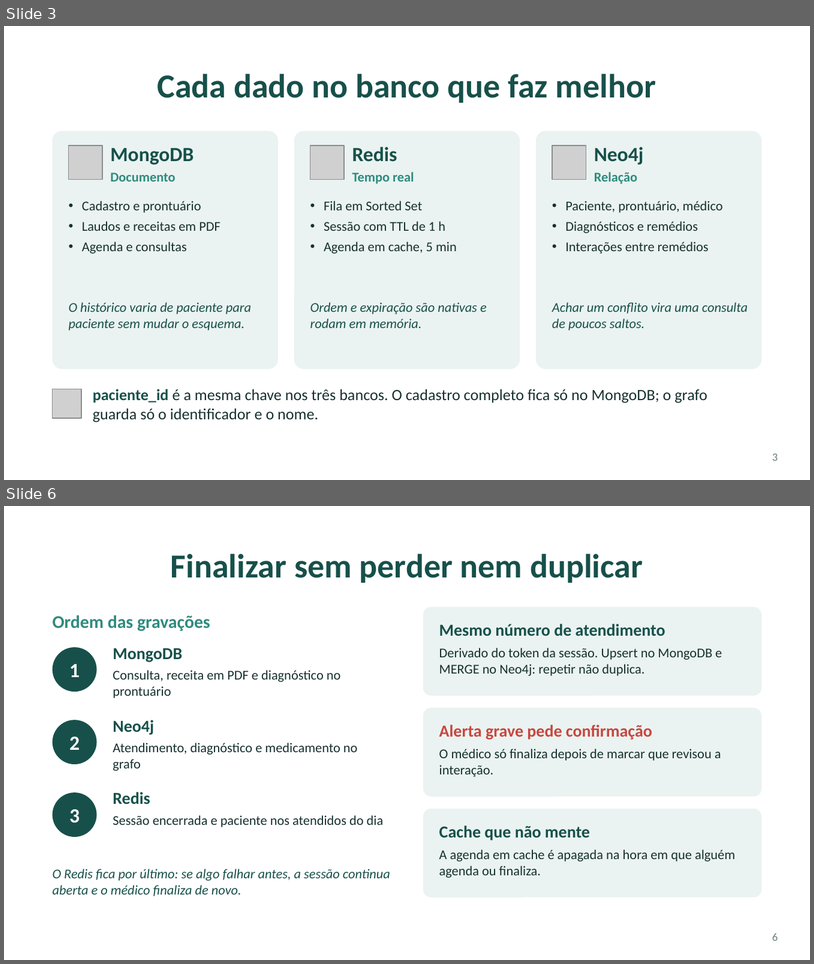
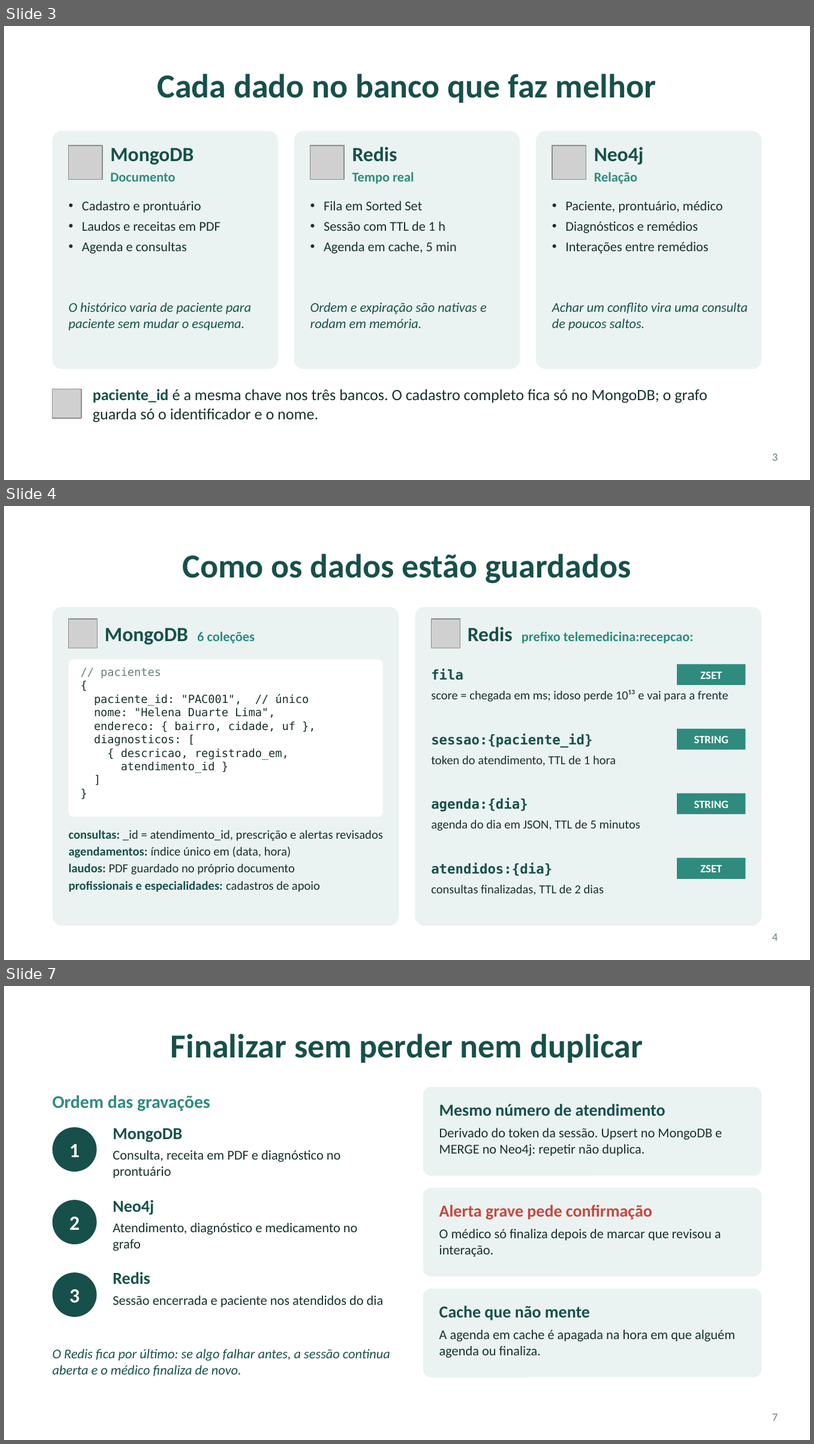
Before and after one commit to rebekadenovo/projeto_telemedicina, a slide deck: apresentacao/codecare-apresentacao.pptx. Shown one above the other, each under a label of ours: slides 3 and 6 before the commit, slides 3, 4 and 7 after it; the slides between them are not shown. The pictures are 814x964 and 814x1444 pixels, drawn with LibreOffice and Linux fonts; fonts in the diff are those of the drawing; grey boxes stand for pictures. Boxes give left, top, right and bottom in pixels: in the first picture for what was removed or moved away, otherwise in the second. Text is boxed around its words. In the diff, an @@ line names an element or a change of style, - is before the commit and + after.

Commit message:
Adiciona os esquemas de dados aos slides
Dois slides novos com o esquema real dos tres bancos: o documento do
paciente e as colecoes do MongoDB, as quatro chaves do Redis com tipo e
TTL, e o modelo do grafo com os cinco tipos de no e as oito relacoes.
O slide do ciclo saiu para manter o limite de oito slides.

```diff
--- a/apresentacao/codecare-apresentacao.pptx
+++ b/apresentacao/codecare-apresentacao.pptx
@@ slide 4 added at (4, 506, 810, 960), background #FFFFFF @@
@@ title added at (183, 553, 631, 583), 30 pt, text #17504A, bold @@
+Como os dados estão guardados
@@ rounded rectangle added at (53, 607, 399, 925), fill #EAF3F1 @@
@@ rounded rectangle added at (415, 607, 762, 925), fill #EAF3F1 @@
@@ picture added at (69, 619, 98, 648) @@
@@ text added at (105, 628, 255, 645), 12 pt, text #2E8B7E, bold @@
+MongoDB 6 coleções
@@ picture added at (431, 619, 461, 648) @@
@@ text added at (468, 627, 694, 643), 12 pt, text #2E8B7E, bold @@
+Redis prefixo telemedicina:recepcao:
@@ rounded rectangle added at (69, 659, 383, 816), fill #FFFFFF @@
@@ text added at (94, 667, 309, 773), 10 pt, text #16302D @@
+// pacientes
+{
+paciente_id: "PAC001", // único
+nome: "Helena Duarte Lima",
+endereco: { bairro, cidade, uf },
+diagnosticos: [
+{ descricao, registrado_em,
+atendimento_id }
+]
+}
@@ rectangle added at (677, 664, 746, 685), fill #2E8B7E, 10 pt, text #FFFFFF, bold @@
+ZSET
@@ text added at (431, 669, 464, 680), 12 pt, text #17504A, bold @@
+fila
@@ text added at (431, 690, 729, 702), 11 pt, text #16302D @@
+score = chegada em ms; idoso perde 10¹³ e vai para a frente
@@ text added at (431, 733, 593, 748), 12 pt, text #17504A, bold @@
+sessao:{paciente_id}
@@ rectangle added at (677, 729, 746, 750), fill #2E8B7E, 10 pt, text #FFFFFF, bold @@
+STRING
@@ text added at (431, 755, 616, 766), 11 pt, text #16302D @@
+token do atendimento, TTL de 1 hora
@@ rectangle added at (677, 793, 746, 814), fill #2E8B7E, 10 pt, text #FFFFFF, bold @@
+STRING
@@ text added at (431, 798, 528, 811), 12 pt, text #17504A, bold @@
+agenda:{dia}
@@ text added at (69, 829, 383, 892), 11 pt, text #16302D @@
+consultas: _id = atendimento_id, prescrição e alertas revisados
+agendamentos: índice único em (data, hora)
+laudos: PDF guardado no próprio documento
+profissionais e especialidades: cadastros de apoio
@@ text added at (431, 819, 641, 831), 11 pt, text #16302D @@
+agenda do dia em JSON, TTL de 5 minutos
@@ text added at (431, 862, 552, 876), 12 pt, text #17504A, bold @@
+atendidos:{dia}
@@ rectangle added at (677, 858, 746, 879), fill #2E8B7E, 10 pt, text #FFFFFF, bold @@
+ZSET
@@ text added at (431, 884, 604, 895), 11 pt, text #16302D @@
+consultas finalizadas, TTL de 2 dias
@@ page number added at (773, 933, 778, 940), 10 pt, text #6B7F7C @@
+4
@@ what was slide 6 is now slide 7 @@
@@ page number at (773, 1413, 778, 1420): text changed @@
-6
+7
```
Also in this commit, not shown: 1 other slide added, 1 slide removed, 1 other file.
